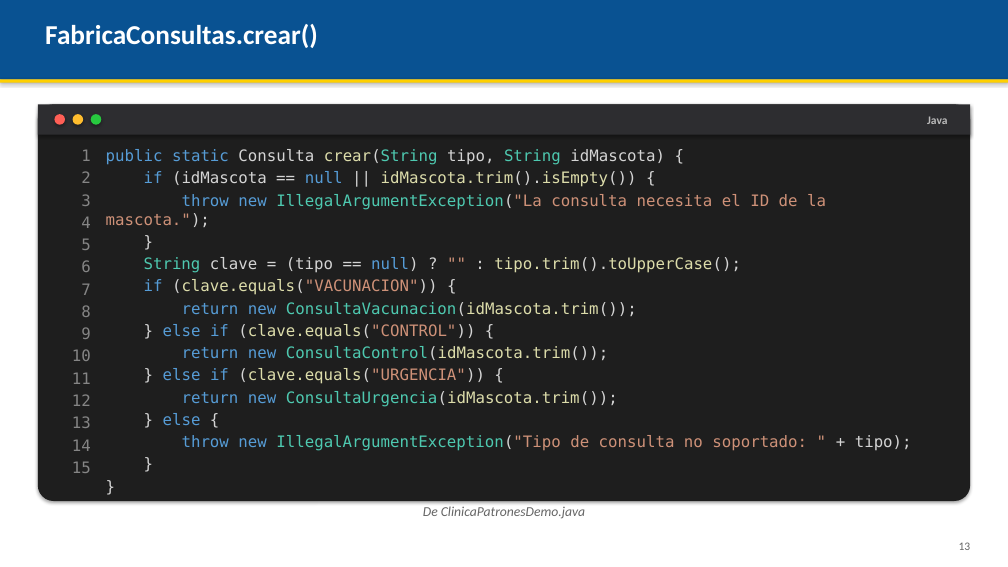
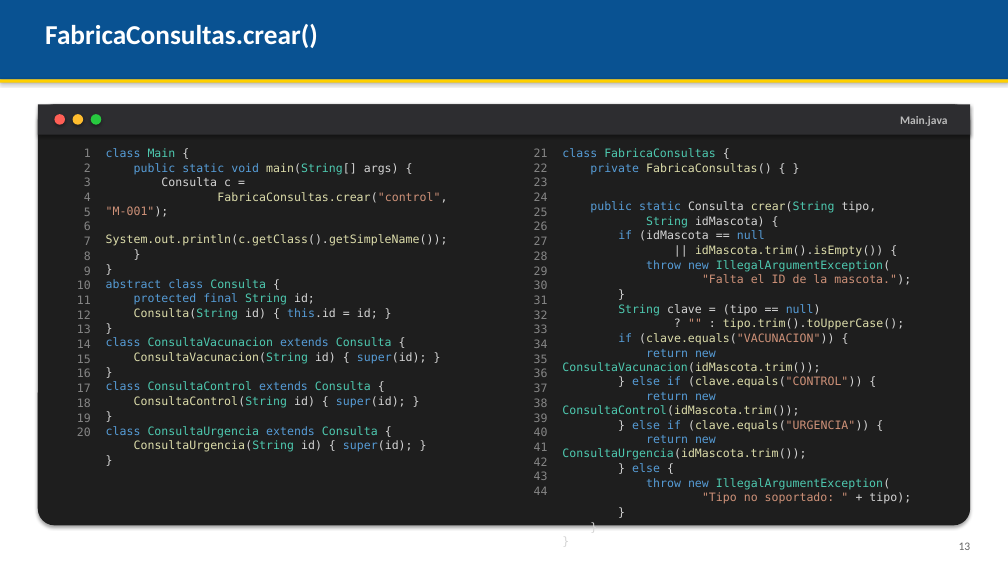
Before and after one commit to AndresDFX/UNIAJ, a slide deck: slide 13 of Programacion II/Clases/Clase 7 - Patrones de diseno Singleton y Factory/Presentacion.pptx. Drawn at 1008x567 pixels with LibreOffice and Linux fonts; fonts in the diff are those of the drawing. Boxes give left, top, right and bottom in pixels: in the first picture for what was removed or moved away, otherwise in the second. Text is boxed around its words. In the diff, an @@ line names an element or a change of style, - is before the commit and + after.

```diff
--- a/Programacion II/Clases/Clase 7 - Patrones de diseno Singleton y Factory/Presentacion.pptx
+++ b/Programacion II/Clases/Clase 7 - Patrones de diseno Singleton y Factory/Presentacion.pptx
@@ rounded rectangle: place and size @@
-rounded rectangle at (38,104,970,501)
+rounded rectangle at (38,104,970,526)
@@ text at (900,116,947,126): text changed @@
-Java
+Main.java
@@ text at (77,148,91,363): size 15 to 11 pt in "1", "2", "3", "4" and 11 more places; less space between paragraphs @@
@@ text added at (106,148,448,452), 11 pt, text #DCDCAA @@
+class Main {
+public static void main(String[] args) {
+Consulta c =
+FabricaConsultas.crear("control", "M-001");
+System.out.println(c.getClass().getSimpleName());
+}
+}
+abstract class Consulta {
+protected final String id;
+Consulta(String id) { this.id = id; }
+}
+class ConsultaVacunacion extends Consulta {
+ConsultaVacunacion(String id) { super(id); }
+}
+class ConsultaControl extends Consulta {
+ConsultaControl(String id) { super(id); }
+}
+class ConsultaUrgencia extends Consulta {
+ConsultaUrgencia(String id) { super(id); }
+}
@@ text added at (534,148,548,495), 11 pt, text #858585 @@
+21
+22
+23
+24
+25
+26
+27
+28
+29
+30
+31
+32
+33
+34
+35
+36
+37
+38
+39
+40
+41
+42
+43
+44
@@ text at (562,148,911,504): paragraph added @@
+}
@@ text "class FabricaConsultas {": place and size @@
-text "class FabricaConsultas {" at (106,149,912,451)
+text "class FabricaConsultas {" at (562,148,911,504)
@@ text at (562,148,911,285): text changed; size 15 to 11 pt @@
-public static Consulta crear(String tipo, String idMascota) {
-if (idMascota == null || idMascota.trim().isEmpty()) {
-throw new IllegalArgumentException("La consulta necesita el ID de la mascota.");
+class FabricaConsultas {
+private FabricaConsultas() { }
+public static Consulta crear(String tipo,
+String idMascota) {
+if (idMascota == null
+|| idMascota.trim().isEmpty()) {
+throw new IllegalArgumentException(
+"Falta el ID de la mascota.");
@@ text at (618,304,904,330): text changed; size 15 to 11 pt @@
-String clave = (tipo == null) ? "" : tipo.trim().toUpperCase();
+String clave = (tipo == null)
+? "" : tipo.trim().toUpperCase();
@@ text at (562,333,869,472): size 15 to 11 pt in "}", "if (clave.equals("VACUNACION")) {", "return new ConsultaVacunacion(idMascota.trim());", "} else if (clave.equals("CONTROL")) {" and 6 more places; less space between paragraphs @@
@@ text at (77,368,91,436): paragraphs added @@
+16
+17
+18
+19
+20
@@ text at (646,478,911,504): text changed; size 15 to 11 pt; text colour #CE9178 to #4EC9B0 @@
-throw new IllegalArgumentException("Tipo de consulta no soportado: " + tipo);
+throw new IllegalArgumentException(
+"Tipo no soportado: " + tipo);
@@ text removed at (423,506,585,519) @@
-De ClinicaPatronesDemo.java
```
Also in this commit, not shown: 6 other slides changed, 53 other files.
